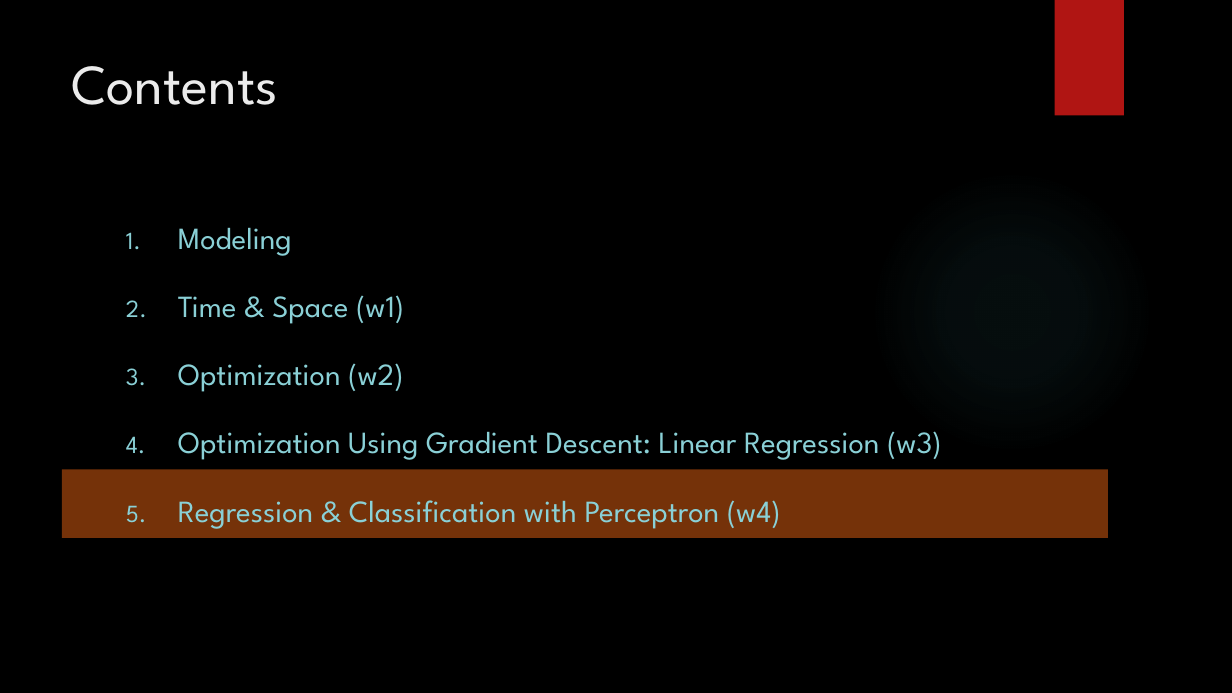
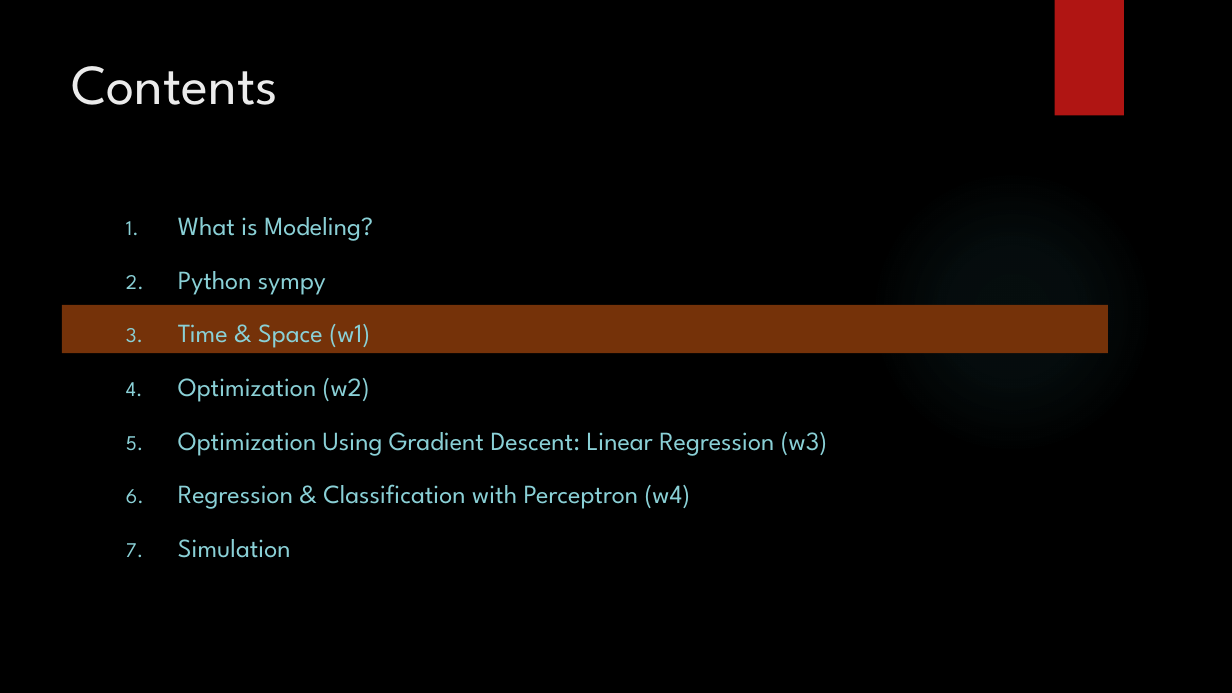
Before and after one commit to ancestor9/mathematics-for-machine-learning, a slide deck: slide 7 of Calculus/Calculus.pptx (slide 16 before the commit). Drawn at 1232x693 pixels with LibreOffice and Linux fonts; fonts in the diff are those of the drawing; background and template pictures are left out. Boxes give left, top, right and bottom in pixels: in the first picture for what was removed or moved away, otherwise in the second. Text is boxed around its words. In the diff, an @@ line names an element or a change of style, - is before the commit and + after.

```diff
--- a/Calculus/Calculus.pptx
+++ b/Calculus/Calculus.pptx
@@ subtitle at bbox=[178, 217, 373, 295]: text changed; size 24 to 20.4 pt @@
-1. Modeling
+1. What is Modeling?
+2. Python sympy
@@ rectangle: place and size @@
-rectangle at bbox=[62, 470, 1108, 538]
+rectangle at bbox=[62, 305, 1108, 353]
@@ subtitle at bbox=[178, 324, 827, 509]: size 24 to 20.4 pt in "Time & Space (w1)", "Optimization (w2)", "Optimization Using Gradient Descent: Linear Regression (w3)", "Regression & Classification with Perceptron (w4)"; line spacing 1.5 to 1.3 @@
@@ subtitle at bbox=[178, 539, 291, 558]: paragraph added @@
+7. Simulation
```
Also in this commit, not shown: 9 other slides changed, 19 slides added, 2 slides removed.
